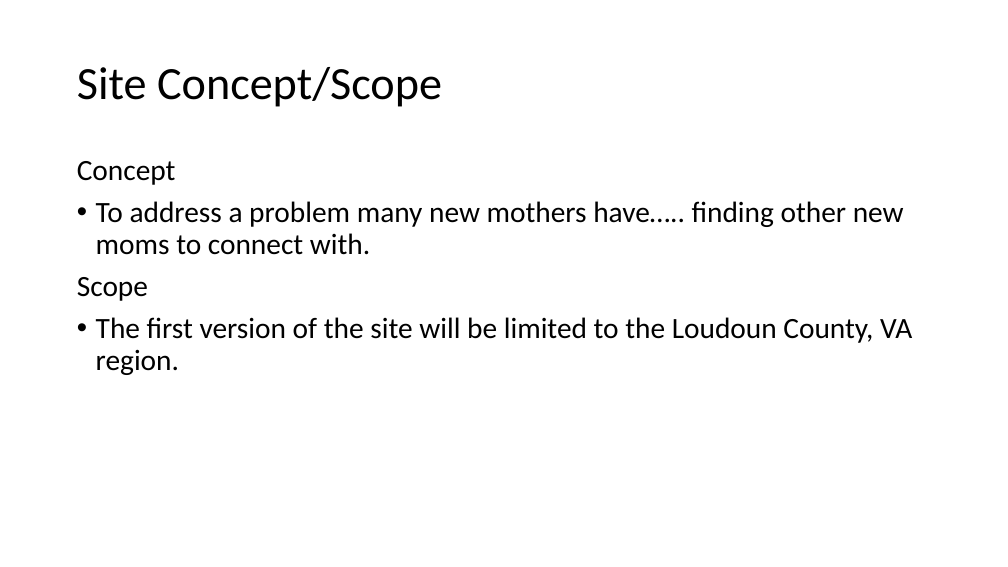
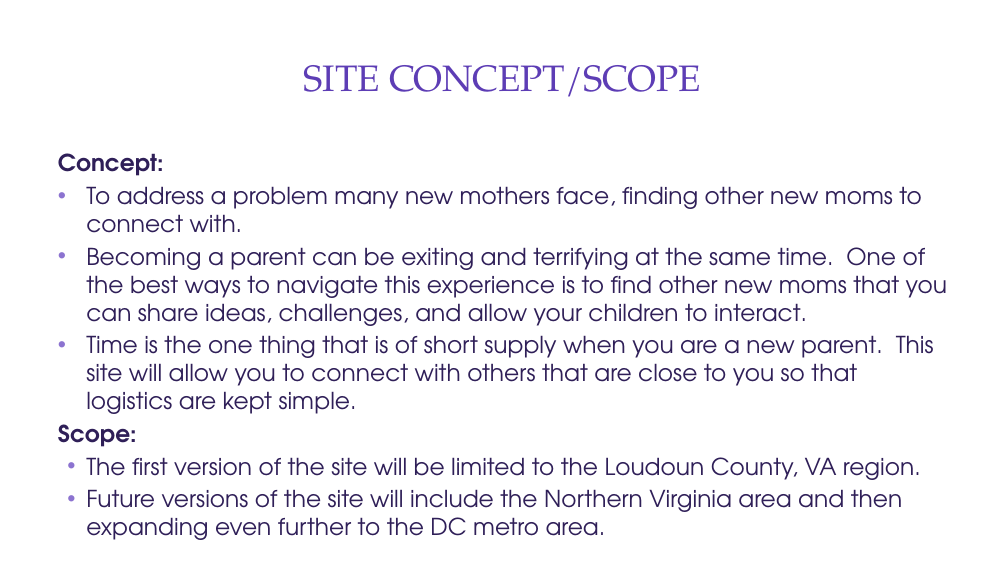
Before and after one commit to DukeDog37/MomsConnectPrj1, a slide deck: slide 3 of Presentation1.pptx. Drawn at 1008x567 pixels with LibreOffice and Linux fonts; fonts in the diff are those of the drawing; background and template pictures are left out. Boxes give left, top, right and bottom in pixels: in the first picture for what was removed or moved away, otherwise in the second. Text is boxed around its words. In the diff, an @@ line names an element or a change of style, - is before the commit and + after.

```diff
--- a/Presentation1.pptx
+++ b/Presentation1.pptx
@@ rounded rectangle added at [10,8,998,560], fill #FFFFFF @@
@@ rectangle added at [30,23,978,132], fill #FFFFFF at 83% opacity @@
@@ rectangle added at [41,31,965,123], fill #FFFFFF @@
@@ title at [303,65,701,97]: text changed; size 44 to 35 pt; font Calibri to TeX Gyre Pagella; text colour #000000 to #5D3DB5 @@
-Site Concept/Scope
+SITE CONCEPT/SCOPE
@@ text "Concept:": place and size @@
-text "Concept:" at [77,161,912,375]
+text "Concept:" at [58,153,947,519]
@@ text at [58,153,947,447]: text changed; size 28 to 22.2 pt; font Calibri to TeX Gyre Adventor; text colour #000000 to #2F1F58 @@
-Concept
-• To address a problem many new mothers have….. finding other new moms to connect with.
-Scope
+Concept:
+• To address a problem many new mothers face, finding other new moms to connect with.
+• Becoming a parent can be exiting and terrifying at the same time. One of the best ways to navigate this experience is to find other new moms that you can share ideas, challenges, and allow your children to interact.
+• Time is the one thing that is of short supply when you are a new parent. This site will allow you to connect with others that are close to you so that logistics are kept simple.
+Scope:
@@ text at [86,457,921,480]: size 28 to 22.2 pt, font Calibri to TeX Gyre Adventor, text colour #000000 to #2F1F58 in "The first version of the site will ..."; indent changed; line spacing 0.9 to 1; less space between paragraphs @@
@@ text at [86,489,902,519]: paragraph added @@
+• Future versions of the site will include the Northern Virginia area and then expanding even further to the DC metro area.
```
Also in this commit, not shown: 5 other slides changed, 2 slides added, 1 slide removed.
